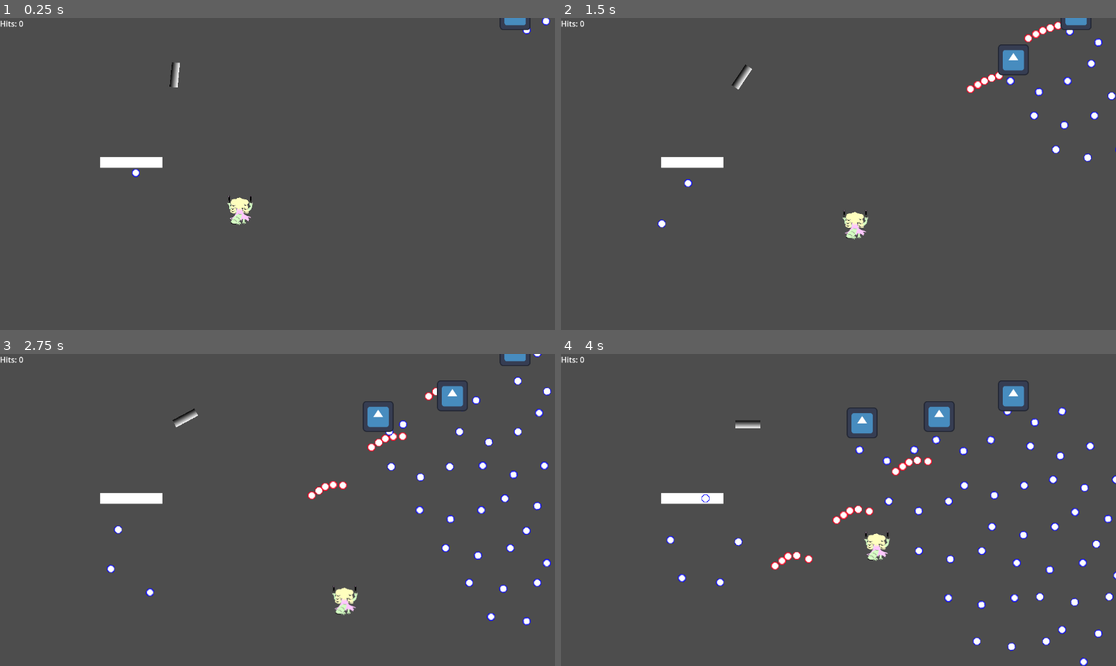
Above: before the commit, frames 1-4 (two rows, left to right).
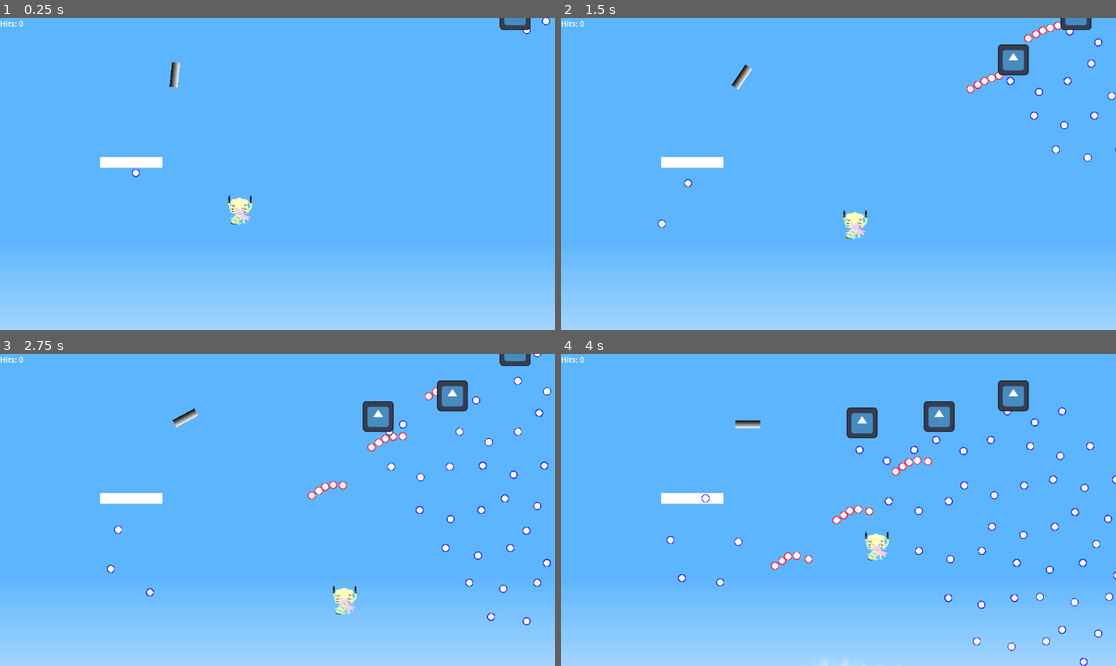
Above: after the commit, the same moments.

Repository: porceletbrulee/shmup2025
Game: Godot game, scene res://scenes/level.tscn
The game is run twice, just before and just after one commit, with the same random seed, the same clock (stepped at 60 frames per second) and the same inputs. The engine's default icon, where the game draws it, is replaced by a stand-in: a white triangle on a blue panel in a dark square.
Inputs:
- Up to frame 1 (0.25 s): no input
- Up to frame 2 (1.5 s): hold Right (ui_right) 0.53-1.28 s; hold Down (ui_down) from 1.28 s (still down)
- Up to frame 3 (2.75 s): release Down (ui_down) at 2.03 s; hold Right (ui_right) from 2.03 s (still down)
- Up to frame 4 (4 s): release Right (ui_right) at 2.78 s; hold Up (ui_up) 2.78-3.53 s; hold Left (ui_left) from 3.53 s (still down)

The runs differ from the first frame. In frame 1, 99% of the frame differs, in the area x 0-100%, y 0-100%; in frame 2, 98%; in frame 3, 97%; in frame 4, 96%.

Commit message:
add moving clouds background
Maybe creating a Parallax2D node for each cloud would've been
better?

Diff:
--- /dev/null
+++ b/shmuptest/scenes/cloudsprite.tscn
@@ -0,0 +1,7 @@
+[gd_scene load_steps=2 format=3 uid="uid://drgljfc1odci8"]
+
+[ext_resource type="Texture2D" uid="uid://8k2s2q367rbs" path="res://sprites/clouds.png" id="1_xckbv"]
+
+[node name="cloudsprite" type="Sprite2D"]
+texture = ExtResource("1_xckbv")
+vframes = 4
--- a/shmuptest/scenes/level.tscn
+++ b/shmuptest/scenes/level.tscn
@@ -1,6 +1,7 @@
-[gd_scene load_steps=6 format=3 uid="uid://c8vh050y807xt"]
+[gd_scene load_steps=10 format=3 uid="uid://c8vh050y807xt"]
 
 [ext_resource type="Script" uid="uid://rmia46lcn1iw" path="res://scripts/2d/level.gd" id="1_2q6dc"]
+[ext_resource type="Script" uid="uid://c3kdynsybuq81" path="res://scripts/background/clouds.gd" id="2_w7c3h"]
 
 [sub_resource type="BoxMesh" id="BoxMesh_rd3vj"]
 
@@ -10,6 +11,15 @@
 
 [sub_resource type="GradientTexture1D" id="GradientTexture1D_w8frs"]
 gradient = SubResource("Gradient_w7c3h")
+
+[sub_resource type="QuadMesh" id="QuadMesh_w7c3h"]
+
+[sub_resource type="Gradient" id="Gradient_w8frs"]
+offsets = PackedFloat32Array(0.597403, 1)
+colors = PackedColorArray(0.366264, 0.712846, 0.998594, 1, 1, 1, 1, 1)
+
+[sub_resource type="GradientTexture1D" id="GradientTexture1D_mx8sn"]
+gradient = SubResource("Gradient_w8frs")
 
 [node name="Level" type="Node2D" node_paths=PackedStringArray("shooter")]
 script = ExtResource("1_2q6dc")
@@ -46,3 +56,15 @@
 scale = Vector2(16.5, 51.5)
 mesh = SubResource("QuadMesh_2q6dc")
 texture = SubResource("GradientTexture1D_w8frs")
+
+[node name="background" type="Node2D" parent="."]
+z_index = -20
+script = ExtResource("2_w7c3h")
+
+[node name="bgmesh" type="MeshInstance2D" parent="background"]
+z_index = -20
+position = Vector2(573.145, 354.089)
+rotation = 1.5708
+scale = Vector2(1087.98, 1392.18)
+mesh = SubResource("QuadMesh_w7c3h")
+texture = SubResource("GradientTexture1D_mx8sn")
--- /dev/null
+++ b/shmuptest/scripts/background/clouds.gd
@@ -0,0 +1,91 @@
+class_name CloudBackground extends Node2D
+
+var scene: PackedScene
+
+var _cloud_layers: Array[CloudLayer]
+
+func _ready() -> void:
+	self.scene = preload("res://scenes/cloudsprite.tscn")
+	self._cloud_layers = [
+		CloudLayer.new(3.3, 75.0, 1.5, -2),
+		CloudLayer.new(5.5, 25.0, 2.0, -3),
+	]
+
+func _process(delta: float) -> void:
+	# XXX: will this change on resizes? is this expensive?
+	var viewport_rect = self.get_viewport_rect()
+	for layer in self._cloud_layers:
+		layer.process(delta)
+		layer.maybe_new_clouds(viewport_rect, self, delta)
+
+class CloudLayer extends RefCounted:
+	var clouds: Array[Sprite2D]
+	var cloud_speed: float
+	var avg_cloud_gap_sec: float
+	var cloud_scale: float
+	var z_index: int
+
+	var _cached_height: float
+	var _since_last_cloud_sec: float
+	var _next_cloud_sec: float
+
+	func _init(
+		pavg_cloud_gap_sec: float,
+		pcloud_speed: float,
+		pcloud_scale: float,
+		pz_index: int):
+		self.clouds = []
+		self.cloud_speed = pcloud_speed
+		self.avg_cloud_gap_sec = pavg_cloud_gap_sec
+		self.cloud_scale = pcloud_scale
+		self.z_index = pz_index
+
+		self._cached_height = -1
+
+		self._next_cloud_sec = self.gen_next_cloud_sec()
+		self._since_last_cloud_sec = self._next_cloud_sec / 2.0
+
+	func gen_next_cloud_sec() -> float:
+		return randfn(
+			self.avg_cloud_gap_sec,
+			self.avg_cloud_gap_sec * 2.0 / 5.0)
+
+	func maybe_new_clouds(
+		viewport_rect: Rect2,
+		bg: CloudBackground,
+		delta_sec: float):
+		self._since_last_cloud_sec += delta_sec
+		if self._since_last_cloud_sec < self._next_cloud_sec:
+			return
+
+		var cloud = bg.scene.instantiate()
+
+		if self._cached_height < 0:
+			self._cached_height = cloud.get_rect().size.y
+
+		var y = viewport_rect.size.y + (2 * self._cached_height)
+		cloud.position = Vector2(randi() % roundi(viewport_rect.size.x), y)
+		cloud.frame = randi() % (cloud.vframes * cloud.hframes)
+
+		var x_scale = randf_range(1.0, 2.5) * self.cloud_scale
+		cloud.scale.x *= x_scale
+		# don't make y scale be too different from x scale
+		cloud.scale.y *= x_scale * randf_range(0.8, 1.2)
+		cloud.z_index = self.z_index
+
+		bg.add_child(cloud)
+		self.clouds.append(cloud)
+
+		self._since_last_cloud_sec = 0
+		self._next_cloud_sec =  self.gen_next_cloud_sec()
+
+	func process(delta_sec: float):
+		# XXX: smells bad
+		var new_clouds: Array[Sprite2D] = []
+		for cloud in self.clouds:
+			cloud.position.y -= self.cloud_speed * delta_sec
+			if cloud.position.y < (-2.0 * self._cached_height):
+				cloud.queue_free()
+			else:
+				new_clouds.append(cloud)
+		self.clouds = new_clouds
Not shown, added: shmuptest/scripts/background/clouds.gd.uid
Binary file added: shmuptest/sprites/clouds.png
Not shown, added: shmuptest/sprites/clouds.png.import
